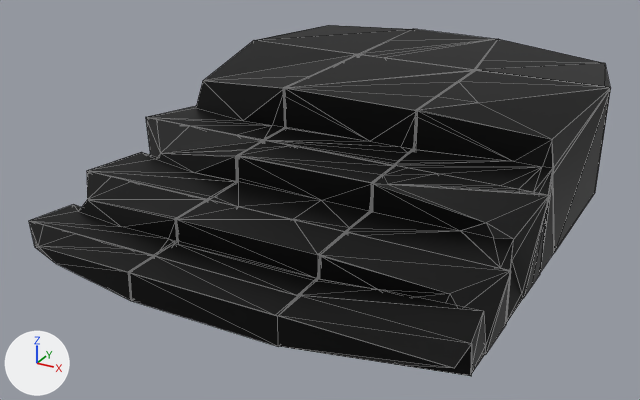
One commit to the glTF model stone_base.glb: the scene before it, then after it.
Rendered twice from a camera (50 mm lens) standing at (0.1116, -0.2135, 0.104) and looking at (0.0006, -0.0117, 0.003). Every picture has the same lights, and +X, +Y and +Z are marked at lower left. Mesh edges are drawn as thin lines. Where no turn or scale is listed for an object, it has been applied to the vertices. Vertices at the same position are counted once.

The first picture shows 'Mesh_Mesh_head_geo.001_lambert2SG.001'.
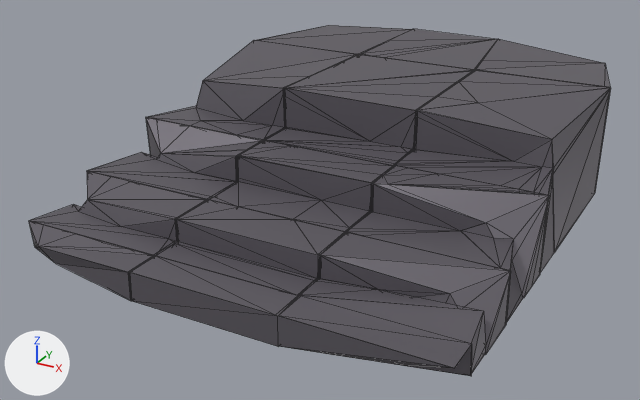
Scene script edits in JSON lines:
```json
{"block": "me_mesh_0", "where": "# used by ob_mesh_mesh_head_geo_001_lambert2sg_001; location = (0.0, 0.0, 0.0)"}
{"op": "remove", "block": "me_mesh_0", "code": "me_mesh_0.from_pydata(...)  # 913 vertices, 2619 faces; spans x -0.048..0.068, y -0.083..0.083, z -0.002..0.035"}
{"op": "add", "block": "me_mesh_0", "code": "me_mesh_0.from_pydata(...)  # 916 vertices, 2625 faces; spans x -0.048..0.068, y -0.083..0.083, z -0.002..0.035"}
{"block": "me_mesh_0", "change": "me_mesh_0 part 1: 14 vertices moved within x -0.009, y -0.073..-0.013, z 0.003..0.024; 1 vertex added at x -0.033, y -0.021, z 0.024"}
{"block": "me_mesh_0", "change": "me_mesh_0 part 2: 1 vertex added at x 0.068, y 0.03, z 0.003"}
{"block": "me_mesh_0", "change": "me_mesh_0 part 3: 1607 kept faces spanning x -0.048..0.068, y -0.083..0.083, z -0.002..0.035 get new vertex colours"}
```

Changed parts and their boxes (x1, y1, x2, y2) in the pictures (640 x 400 px; the box of a moved part takes in the faces that stretch with it):
```json
{"part": 1, "of": "me_mesh_0", "change": "moved or reshaped", "before": [32, 171, 315, 295], "after": [90, 108, 320, 280]}
{"part": 2, "of": "me_mesh_0", "change": "added", "after": [554, 89, 611, 253]}
{"part": 3, "of": "me_mesh_0", "change": "recoloured", "before": [29, 25, 611, 376], "after": [29, 25, 611, 376], "on screen": "black to grey"}
```
